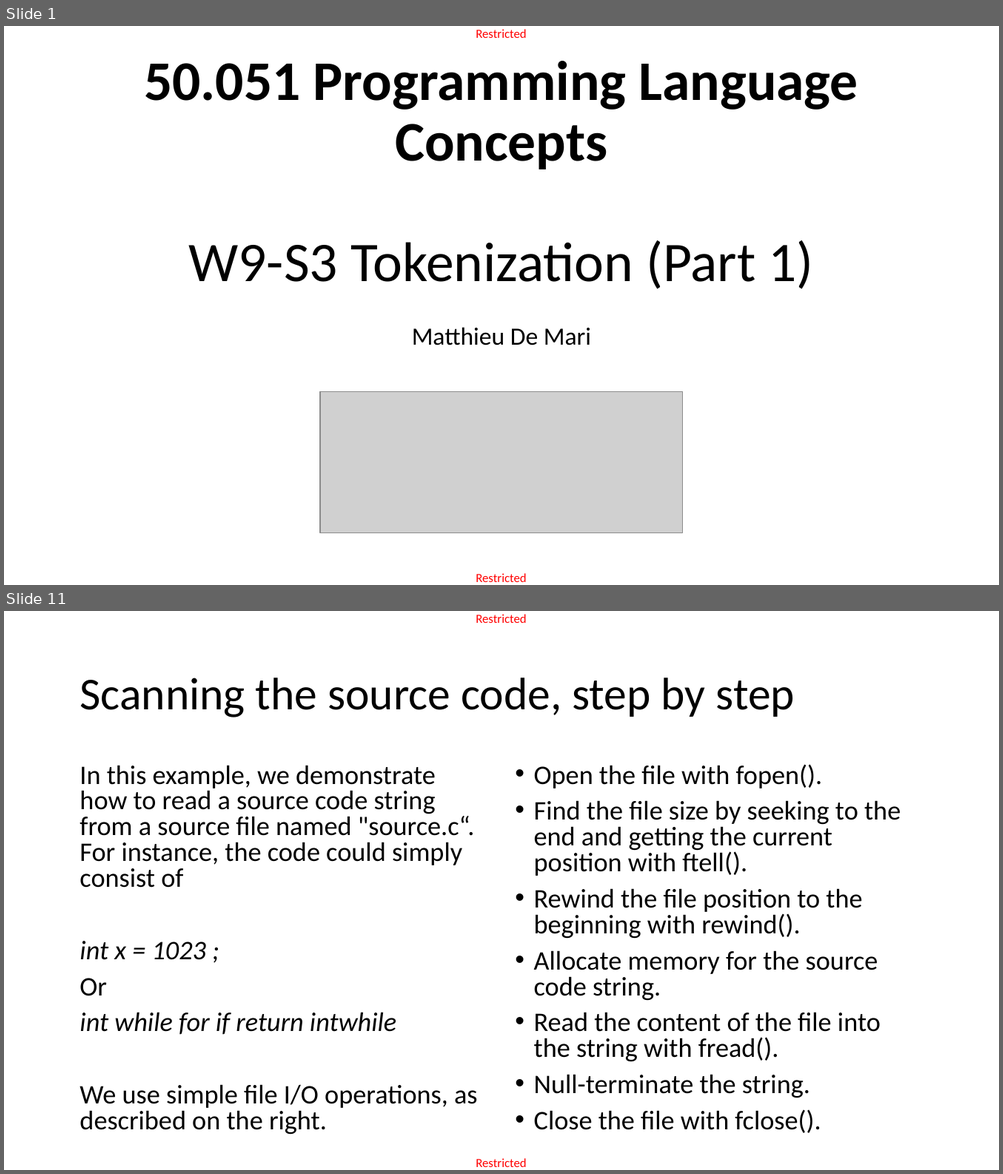
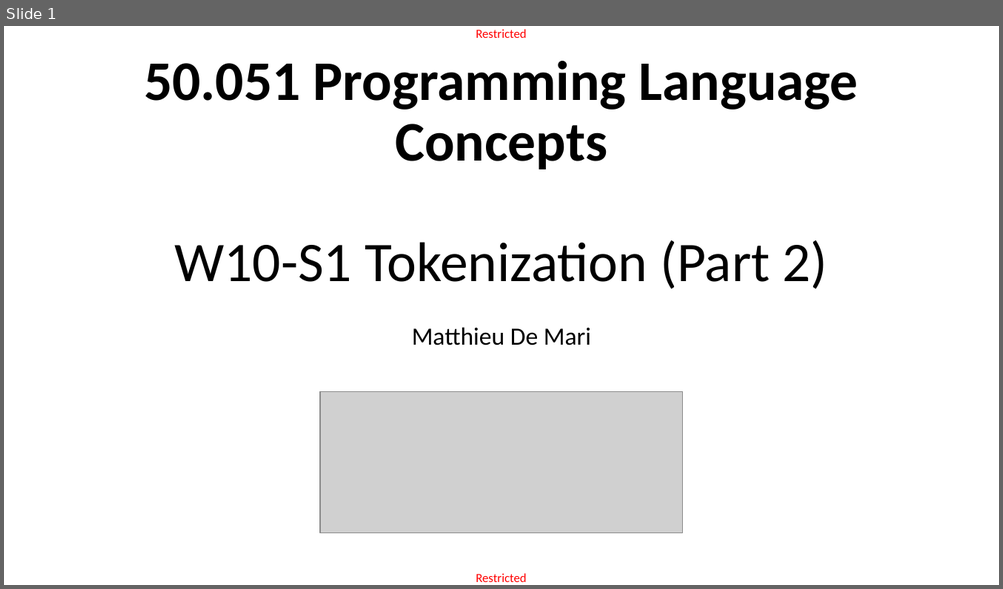
Before and after one commit to matthieudemari/SUTD_PLC_50_051, a slide deck: W10/W10S1/W10S1.pptx. Shown one above the other, each under a label of ours: slides 1 and 11 before the commit, slide 1 after it; the slides between them are not shown. The pictures are 1003x1174 and 1003x589 pixels, drawn with LibreOffice and Linux fonts; fonts in the diff are those of the drawing; grey boxes stand for pictures. Boxes give left, top, right and bottom in pixels: in the first picture for what was removed or moved away, otherwise in the second. Text is boxed around its words. In the diff, an @@ line names an element or a change of style, - is before the commit and + after.

Commit message:
Continued working on Tokenization for W10S1.

```diff
--- a/W10/W10S1/W10S1.pptx
+++ b/W10/W10S1/W10S1.pptx
@@ slide 11 removed at (4,611,999,1170), background #FFFFFF; not listed: 2 template elements that a slide beside it also shows @@
@@ title removed at (79,678,794,718) @@
-Scanning the source code, step by step
@@ text removed at (79,765,478,1135) @@
-In this example, we demonstrate how to read a source code string from a source file named "source.c“. For instance, the code could simply consist of
-int x = 1023 ;
-Or
-int while for if return intwhile
-We use simple file I/O operations, as described on the right.
@@ text removed at (534,764,900,1133) @@
-• Open the file with fopen().
-• Find the file size by seeking to the end and getting the current position with ftell().
-• Rewind the file position to the beginning with rewind().
-• Allocate memory for the source code string.
-• Read the content of the file into the string with fread().
-• Null-terminate the string.
-• Close the file with fclose().
@@ slide 1 changed as well @@
@@ title at (144,61,858,289): text changed @@
-50.051 Programming Language Concepts
-W9-S3 Tokenization (Part 1)
+50.051 Programming Language Concepts
+W10-S1 Tokenization (Part 2)
```
Also in this commit, not shown: 4 slides added, 46 other slides removed, 4 other files.
